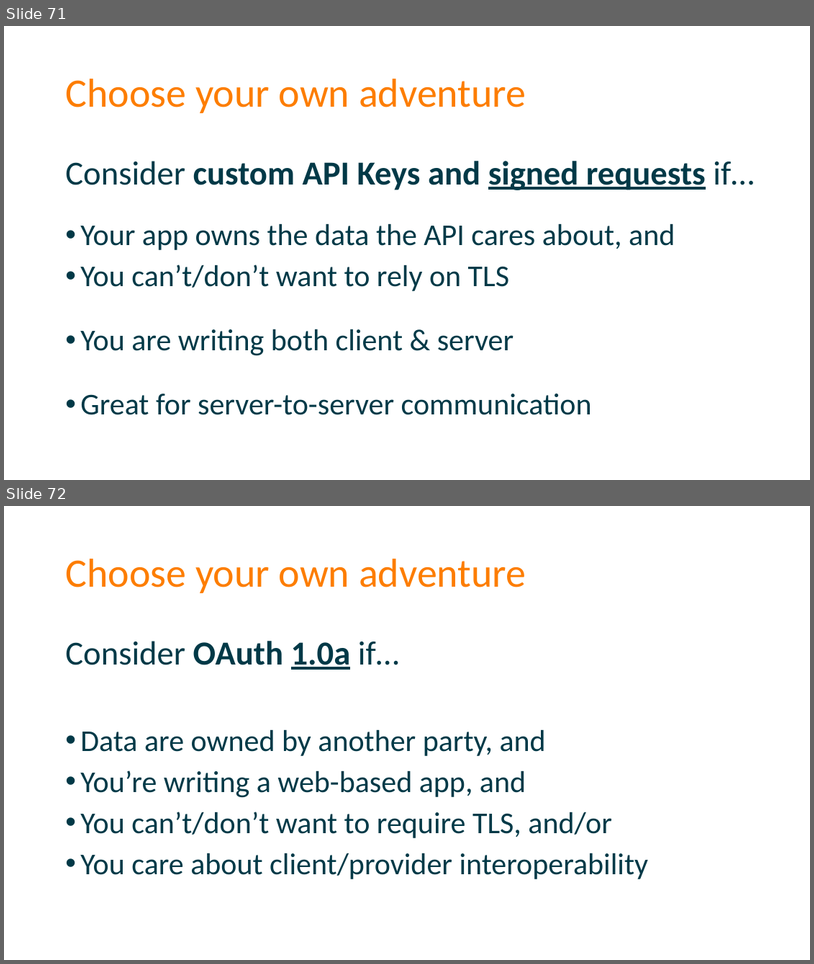
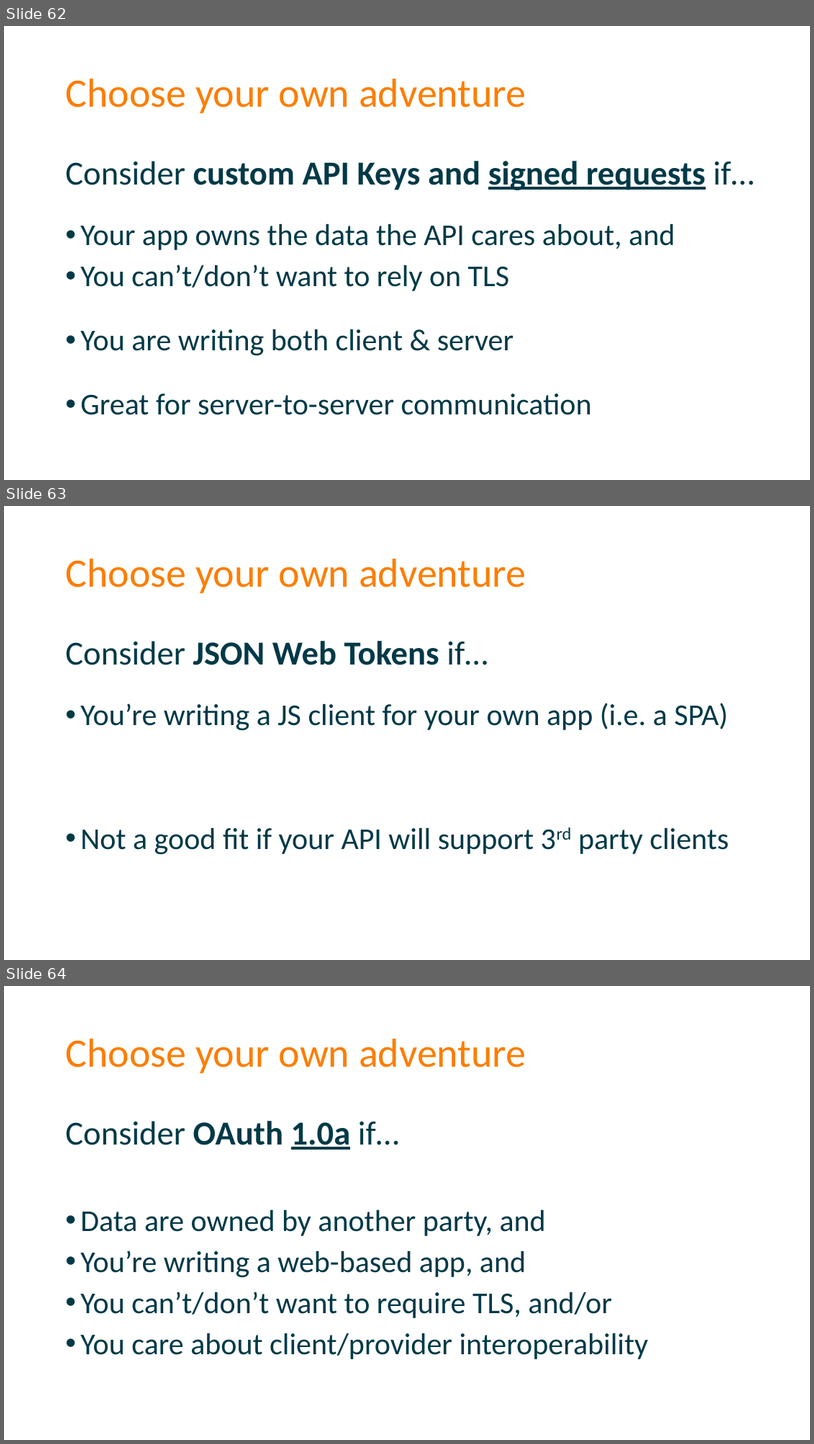
Before and after one commit to spetryjohnson/Securing-Your-API-Endpoints, a slide deck: Securing Your API Endpoints.pptx. Shown one above the other, each under a label of ours: slides 71 and 72 before the commit, slides 62, 63 and 64 after it. The pictures are 814x964 and 814x1444 pixels, drawn with LibreOffice and Linux fonts; fonts in the diff are those of the drawing. Boxes give left, top, right and bottom in pixels: in the first picture for what was removed or moved away, otherwise in the second. Text is boxed around its words. In the diff, an @@ line names an element or a change of style, - is before the commit and + after.

```diff
--- a/Securing Your API Endpoints.pptx
+++ b/Securing Your API Endpoints.pptx
@@ slide 63 added at (x1=4, y1=506, x2=810, y2=960), background #FFFFFF @@
@@ title added at (x1=65, y1=559, x2=526, y2=593), 48 pt, text #FD7D00 @@
+Choose your own adventure
@@ text added at (x1=65, y1=641, x2=729, y2=854), 36 pt, text #013947 @@
+Consider JSON Web Tokens if…
+• You’re writing a JS client for your own app (i.e. a SPA)
+• Not a good fit if your API will support 3rd party clients
@@ what was slide 71 is now slide 62 @@
@@ what was slide 72 is now slide 64 @@
```
Also in this commit, not shown: 4 slides changed, 7 other slides added, 16 slides removed, 3 other files.
